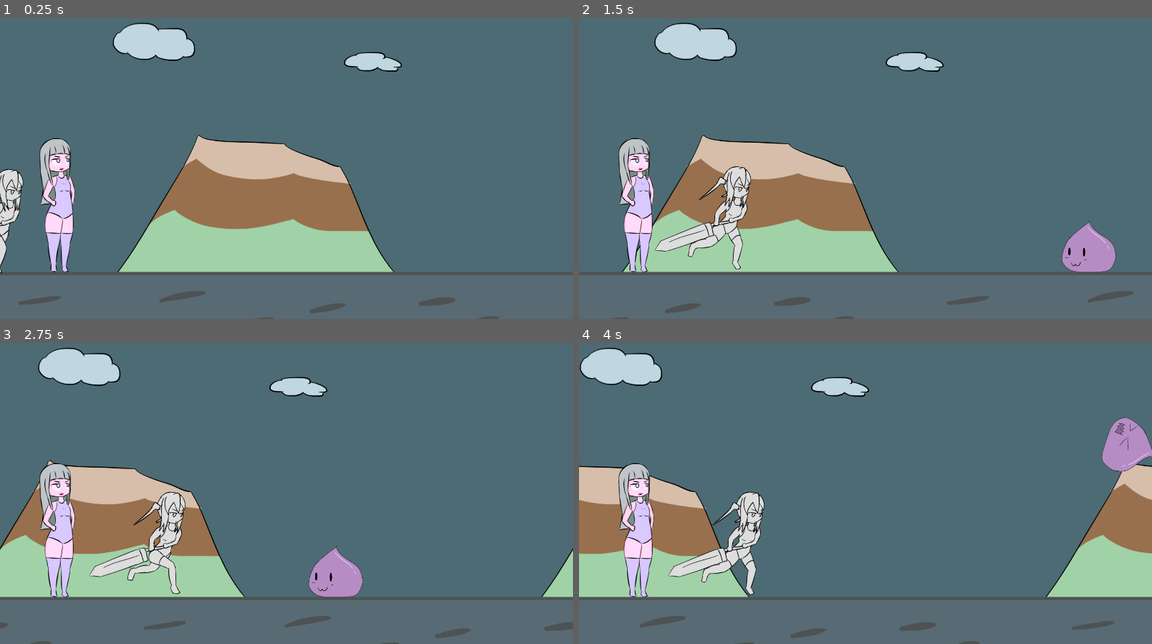
Above: before the commit, frames 1-4 (two rows, left to right).
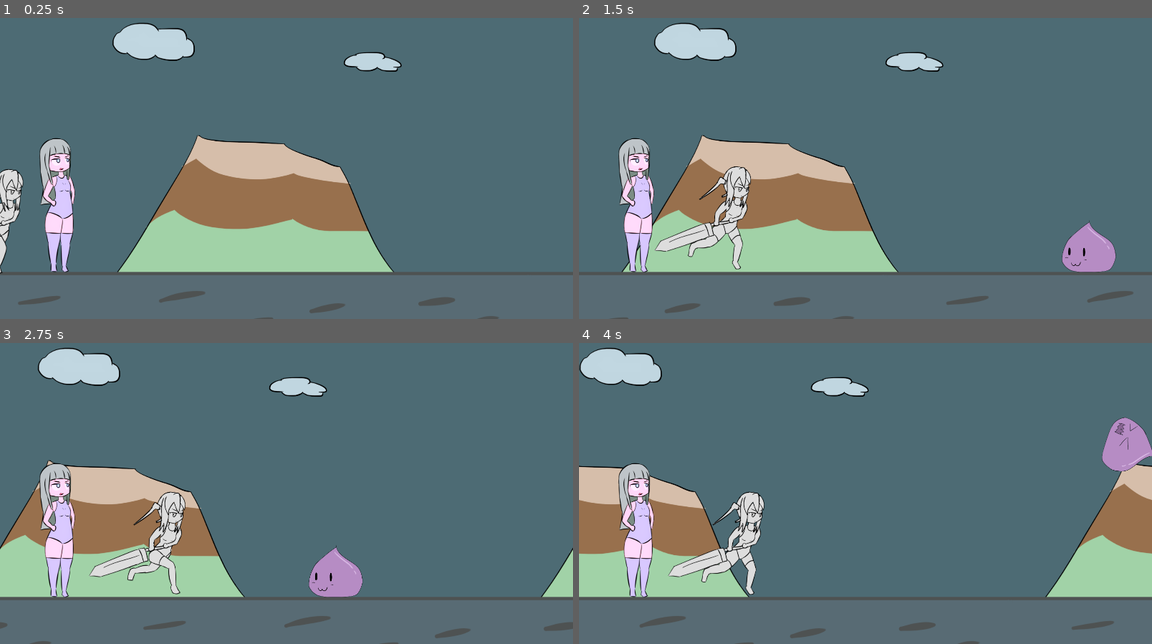
Above: after the commit, the same moments.

Repository: BeatMil/Animurun
Game: Godot game, scene res://Scenes/Forest.tscn
The game is run twice, just before and just after one commit, with the same random seed, the same clock (stepped at 60 frames per second) and the same inputs.
Inputs:
- Up to frame 1 (0.25 s): no input
- Up to frame 2 (1.5 s): tap Enter (ui_accept) at 0.5, 0.77 s
- Up to frame 3 (2.75 s): tap Enter (ui_accept) at 1.52 s
- Up to frame 4 (4 s): tap Enter (ui_accept) at 3.02, 3.77 s

The runs differ from the first frame. In frame 1, 0.3% of the frame differs, in the area x 19-71%, y 2-85%; in frame 2, 0.3%; in frame 3, 0.3%; in frame 4, 0.3%.

Commit message:
Add DedMenu screen when game over

Diff:
--- a/Scenes/Forest.tscn
+++ b/Scenes/Forest.tscn
@@ -15,6 +15,7 @@
 [ext_resource type="AudioStream" uid="uid://cpwu06ws2r1cl" path="res://Media/sfx/hitHurt.wav" id="12_yfpkb"]
 [ext_resource type="Script" path="res://Scripts/DedWall.gd" id="14_em37p"]
 [ext_resource type="AudioStream" uid="uid://cat3cfvygslnu" path="res://Media/sfx/dedExplosion.wav" id="15_prsb8"]
+[ext_resource type="Script" path="res://Scripts/DedMenu.gd" id="16_p1od0"]
 
 [sub_resource type="RectangleShape2D" id="RectangleShape2D_iy05h"]
 size = Vector2(2953, 287)
@@ -508,8 +509,44 @@
 "shake": SubResource("Animation_giwag")
 }
 
-[node name="Forest" type="Node2D"]
-position = Vector2(-1, 0)
+[sub_resource type="Animation" id="Animation_e4stp"]
+resource_name = "fade_in"
+length = 0.3
+tracks/0/type = "value"
+tracks/0/imported = false
+tracks/0/enabled = true
+tracks/0/path = NodePath(".:modulate")
+tracks/0/interp = 1
+tracks/0/loop_wrap = true
+tracks/0/keys = {
+"times": PackedFloat32Array(0, 0.3),
+"transitions": PackedFloat32Array(1, 1),
+"update": 0,
+"values": [Color(1, 1, 1, 0), Color(1, 1, 1, 1)]
+}
+
+[sub_resource type="Animation" id="Animation_sl5fl"]
+length = 0.001
+tracks/0/type = "value"
+tracks/0/imported = false
+tracks/0/enabled = true
+tracks/0/path = NodePath(".:modulate")
+tracks/0/interp = 1
+tracks/0/loop_wrap = true
+tracks/0/keys = {
+"times": PackedFloat32Array(0),
+"transitions": PackedFloat32Array(1),
+"update": 0,
+"values": [Color(1, 1, 1, 0)]
+}
+
+[sub_resource type="AnimationLibrary" id="AnimationLibrary_astwt"]
+_data = {
+"RESET": SubResource("Animation_sl5fl"),
+"fade_in": SubResource("Animation_e4stp")
+}
+
+[node name="Forest" type="Node"]
 script = ExtResource("1_eprf7")
 
 [node name="KaisoukoLook" type="Sprite2D" parent="."]
@@ -621,5 +658,68 @@
 "": SubResource("AnimationLibrary_bkvre")
 }
 
+[node name="CanvasLayer" type="CanvasLayer" parent="."]
+
+[node name="DedMenu" type="Control" parent="CanvasLayer"]
+unique_name_in_owner = true
+modulate = Color(1, 1, 1, 0)
+layout_mode = 3
+anchors_preset = 15
+anchor_right = 1.0
+anchor_bottom = 1.0
+grow_horizontal = 2
+grow_vertical = 2
+script = ExtResource("16_p1od0")
+
+[node name="VBoxContainer" type="VBoxContainer" parent="CanvasLayer/DedMenu"]
+layout_mode = 1
+anchors_preset = 15
+anchor_right = 1.0
+anchor_bottom = 1.0
+grow_horizontal = 2
+grow_vertical = 2
+
+[node name="VBoxContainer" type="VBoxContainer" parent="CanvasLayer/DedMenu/VBoxContainer"]
+layout_mode = 2
+size_flags_vertical = 3
+
+[node name="HBoxContainer" type="HBoxContainer" parent="CanvasLayer/DedMenu/VBoxContainer"]
+layout_mode = 2
+size_flags_vertical = 3
+
+[node name="BoxContainer" type="BoxContainer" parent="CanvasLayer/DedMenu/VBoxContainer/HBoxContainer"]
+layout_mode = 2
+size_flags_horizontal = 3
+
+[node name="BoxContainer2" type="VBoxContainer" parent="CanvasLayer/DedMenu/VBoxContainer/HBoxContainer"]
+layout_mode = 2
+size_flags_horizontal = 3
+
+[node name="RestartButton" type="Button" parent="CanvasLayer/DedMenu/VBoxContainer/HBoxContainer/BoxContainer2"]
+layout_mode = 2
+size_flags_horizontal = 3
+size_flags_vertical = 3
+text = "Restart"
+
+[node name="Button2" type="Button" parent="CanvasLayer/DedMenu/VBoxContainer/HBoxContainer/BoxContainer2"]
+layout_mode = 2
+size_flags_horizontal = 3
+size_flags_vertical = 3
+text = "Error"
+
+[node name="BoxContainer3" type="BoxContainer" parent="CanvasLayer/DedMenu/VBoxContainer/HBoxContainer"]
+layout_mode = 2
+size_flags_horizontal = 3
+
+[node name="VBoxContainer3" type="VBoxContainer" parent="CanvasLayer/DedMenu/VBoxContainer"]
+layout_mode = 2
+size_flags_vertical = 3
+
+[node name="AnimationPlayer" type="AnimationPlayer" parent="CanvasLayer/DedMenu"]
+libraries = {
+"": SubResource("AnimationLibrary_astwt")
+}
+
 [connection signal="animation_finished" from="Chiichan/AnimationPlayer" to="Chiichan" method="_on_animation_player_animation_finished"]
 [connection signal="body_entered" from="DedWalls/DedWallArea2D" to="DedWalls" method="_on_ded_wall_area_2d_body_entered"]
+[connection signal="pressed" from="CanvasLayer/DedMenu/VBoxContainer/HBoxContainer/BoxContainer2/RestartButton" to="CanvasLayer/DedMenu" method="_on_restart_button_pressed"]
--- a/Scripts/Chiichan.gd
+++ b/Scripts/Chiichan.gd
@@ -29,6 +29,11 @@
 	add_child(hitbox)
 
 
+func ded():
+	is_alive = false
+	$"%DedMenu".show_menu()
+
+
 func _on_animation_player_animation_finished(anim_name):
 	if anim_name == "attack01" or anim_name == "hurt":
 		anim_player.play("run")
--- /dev/null
+++ b/Scripts/DedMenu.gd
@@ -0,0 +1,10 @@
+extends Control
+
+
+func _on_restart_button_pressed():
+	get_tree().change_scene_to_file("res://Scenes/Forest.tscn")
+
+
+func show_menu():
+	$"AnimationPlayer".play("fade_in")
+	$"VBoxContainer/HBoxContainer/BoxContainer2/RestartButton".grab_focus()
--- a/Scripts/DedWall.gd
+++ b/Scripts/DedWall.gd
@@ -11,4 +11,4 @@
 		$"AnimationPlayer".play("ded")
 		$"%CameraPlayer".play("shake")
 
-		body.is_alive = false # chiichan is ded
+		body.ded() # chiichan is ded
--- a/Scripts/Forest.gd
+++ b/Scripts/Forest.gd
@@ -1,4 +1,4 @@
-extends Node2D
+extends Node
 
 
 var SLIME = preload("res://Nodes/Slime.tscn")
Not shown: 1 places in Scenes/Forest.tscn that only renumber resources
